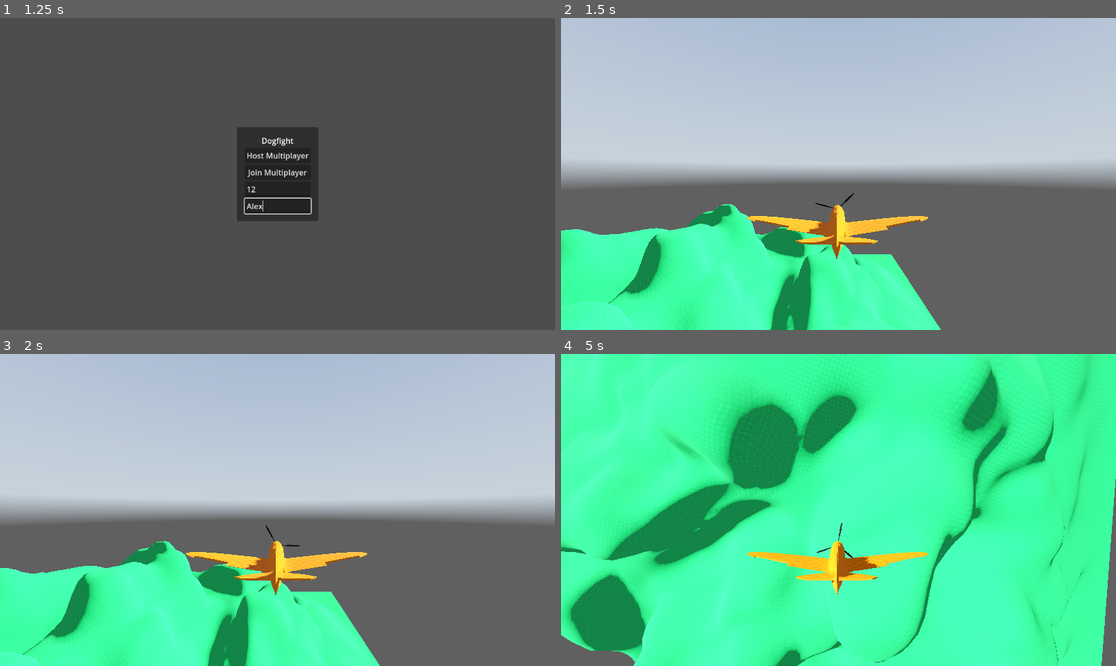
Above: before the commit, frames 1-4 (two rows, left to right).
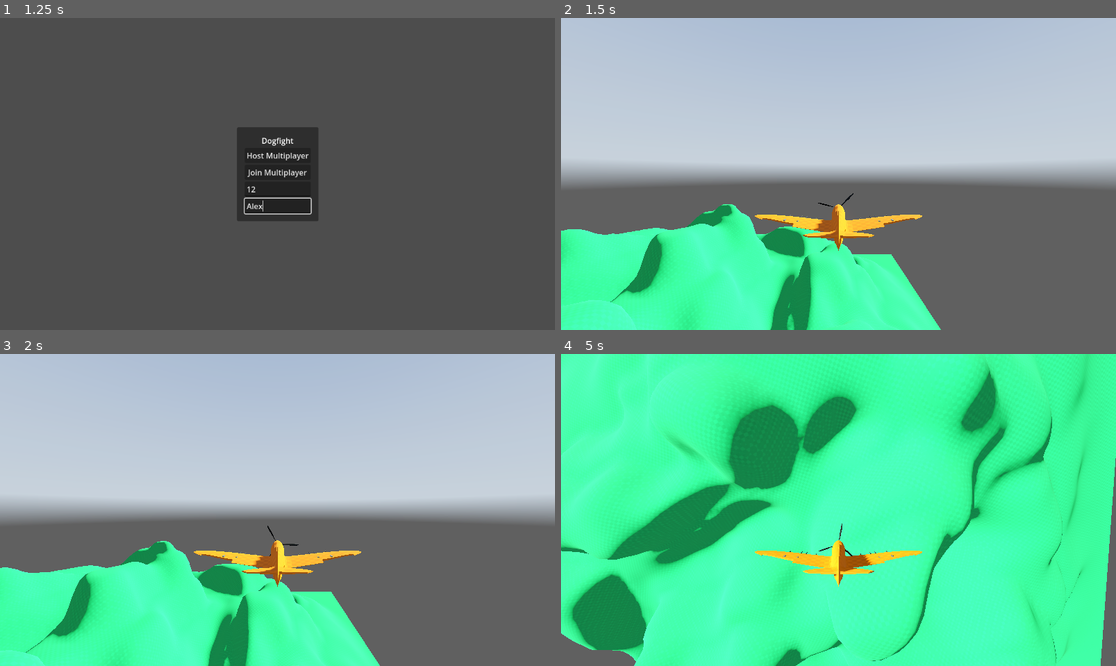
Above: after the commit, the same moments.

Repository: Monkeytonk115/godot-dogfight
Game: Godot game, scene res://scenes/main.tscn
The game is run twice, just before and just after one commit, with the same random seed, the same clock (stepped at 60 frames per second) and the same inputs. A sky picture missing from this copy of the repository is replaced by a grey-blue gradient.
Inputs (mouse positions are in pixels of both pictures, inside the frame that each line leads up to):
- Up to frame 1 (1.25 s): click (277, 189) at 0.52 s; type "12" at 0.6 s; click (277, 205) at 0.75 s; type "Alex" at 0.83 s
- Up to frame 2 (1.5 s): click "Host Multiplayer" at 1.25 s
- Up to frame 3 (2 s): no input
- Up to frame 4 (5 s): hold D (Roll_Right) 2.03-2.78 s; hold W (Pitch_Down) 2.78-3.53 s; hold D (Roll_Right) 3.53-4.28 s; hold S (Pitch_Up) from 4.28 s (still down)

Frame 1 is identical in both runs. In frame 2, 1.3% of the frame differs, in the area x 1-67%, y 56-100%; in frame 3, 1.3%; in frame 4, 2.7%, in the area x 0-100%, y 2-100%.

Commit message:
spitfire misalignment + guns

Diff:
--- a/scenes/action/spitfire_action.tscn
+++ b/scenes/action/spitfire_action.tscn
@@ -1,14 +1,15 @@
-[gd_scene load_steps=6 format=3 uid="uid://buyv8aje4baa5"]
+[gd_scene load_steps=7 format=3 uid="uid://buyv8aje4baa5"]
 
 [ext_resource type="PackedScene" uid="uid://cuasmippqotiu" path="res://scenes/models/spitfire_model.tscn" id="1_4dkbs"]
 [ext_resource type="Script" path="res://scenes/action/spitfire_action.gd" id="1_npr50"]
+[ext_resource type="PackedScene" uid="uid://2eam14bebvsk" path="res://scenes/action/gun_action.tscn" id="3_t27uc"]
 
 [sub_resource type="CapsuleShape3D" id="CapsuleShape3D_kj863"]
-radius = 1.08775
+radius = 0.946817
 height = 9.93202
 
 [sub_resource type="CapsuleShape3D" id="CapsuleShape3D_ris3p"]
-radius = 1.40709
+radius = 1.15851
 height = 8.27575
 
 [sub_resource type="SceneReplicationConfig" id="SceneReplicationConfig_wkfp2"]
@@ -23,18 +24,45 @@
 script = ExtResource("1_npr50")
 
 [node name="spitfire" parent="." instance=ExtResource("1_4dkbs")]
-transform = Transform3D(-4.37114e-08, 0, 1, 0, 1, 0, -1, 0, -4.37114e-08, 0, -4.075, 0)
+transform = Transform3D(-4.37114e-08, 0, 1, 0, 1, 0, -1, 0, -4.37114e-08, 0, 0, 1.6)
 
 [node name="Camera3D" type="Camera3D" parent="."]
-transform = Transform3D(1, 0, -1.06581e-14, 0, 1, 0, 1.06581e-14, 0, 1, 0, 2.21, 9.5)
+transform = Transform3D(1, 0, -1.06581e-14, 0, 1, 0, 1.06581e-14, 0, 1, 0, 2.21, 11.1)
+current = true
 
 [node name="CollisionShape3D2" type="CollisionShape3D" parent="."]
-transform = Transform3D(8.74228e-08, -1, -4.37114e-08, 4.37114e-08, 4.37114e-08, -1, 1, 8.74228e-08, 4.37114e-08, 0, -0.361842, -1.07655)
+transform = Transform3D(8.74228e-08, -1, -4.37114e-08, 4.37114e-08, 4.37114e-08, -1, 1, 8.74228e-08, 4.37114e-08, 0, -0.190252, -0.664708)
 shape = SubResource("CapsuleShape3D_kj863")
 
 [node name="CollisionShape3D" type="CollisionShape3D" parent="."]
-transform = Transform3D(1.91069e-15, -4.37114e-08, 1, -1, -4.37114e-08, 0, 4.37114e-08, -1, -4.37114e-08, 0, -0.113, 0.233213)
+transform = Transform3D(1.91069e-15, -4.37114e-08, 1, -1, -4.37114e-08, 0, 4.37114e-08, -1, -4.37114e-08, 0, 0, 0.876)
 shape = SubResource("CapsuleShape3D_ris3p")
 
 [node name="MultiplayerSynchronizer" type="MultiplayerSynchronizer" parent="."]
 replication_config = SubResource("SceneReplicationConfig_wkfp2")
+
+[node name="Guns" type="Node3D" parent="."]
+
+[node name="Gun_action" parent="Guns" instance=ExtResource("3_t27uc")]
+transform = Transform3D(1, 0, 0, 0, 1, 0, 0, 0, 1, -1.4, -0.58, -0.6)
+
+[node name="Gun_action2" parent="Guns" instance=ExtResource("3_t27uc")]
+transform = Transform3D(1, 0, 0, 0, 1, 0, 0, 0, 1, -2, -0.5, -0.55)
+
+[node name="Gun_action3" parent="Guns" instance=ExtResource("3_t27uc")]
+transform = Transform3D(1, 0, 0, 0, 1, 0, 0, 0, 1, -2.3, -0.45, -0.5)
+
+[node name="Gun_action4" parent="Guns" instance=ExtResource("3_t27uc")]
+transform = Transform3D(1, 0, 0, 0, 1, 0, 0, 0, 1, -3, -0.375, -0.4)
+
+[node name="Gun_action5" parent="Guns" instance=ExtResource("3_t27uc")]
+transform = Transform3D(1, 0, 0, 0, 1, 0, 0, 0, 1, 1.4, -0.58, -0.6)
+
+[node name="Gun_action6" parent="Guns" instance=ExtResource("3_t27uc")]
+transform = Transform3D(1, 0, 0, 0, 1, 0, 0, 0, 1, 2, -0.5, -0.55)
+
+[node name="Gun_action7" parent="Guns" instance=ExtResource("3_t27uc")]
+transform = Transform3D(1, 0, 0, 0, 1, 0, 0, 0, 1, 2.3, -0.45, -0.5)
+
+[node name="Gun_action8" parent="Guns" instance=ExtResource("3_t27uc")]
+transform = Transform3D(1, 0, 0, 0, 1, 0, 0, 0, 1, 3, -0.375, -0.4)
Binary file changed: models/spitfire.glb
Not shown, changed: source/models/spitfire.blend
